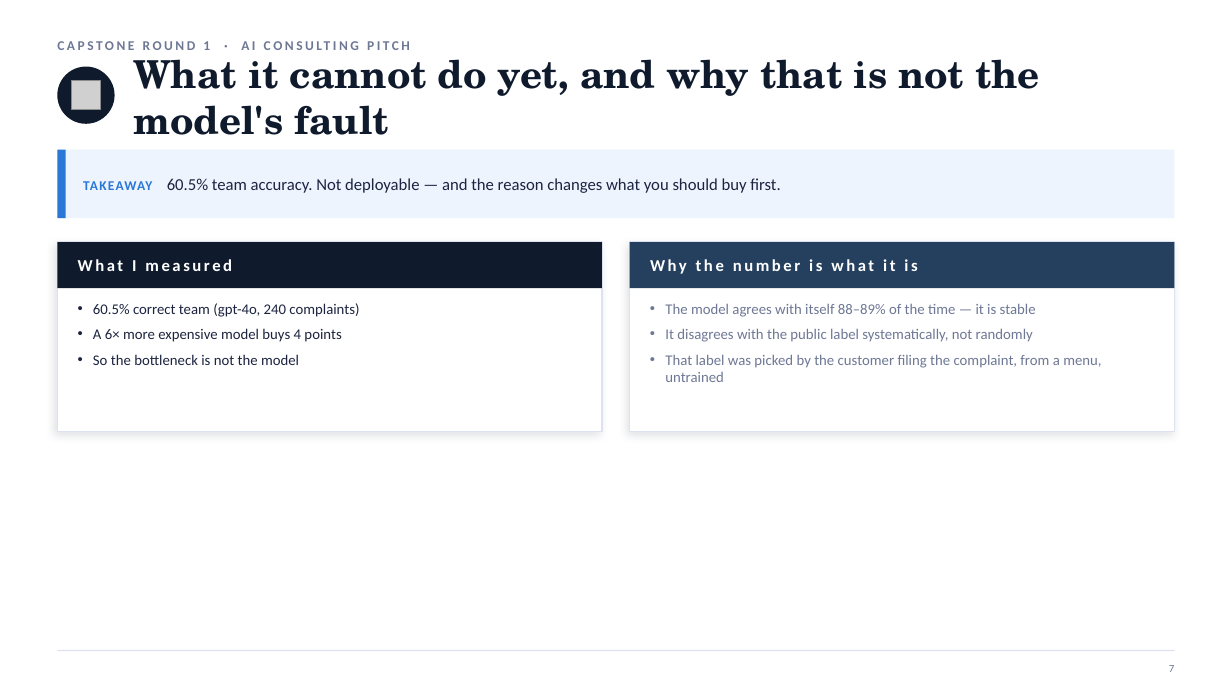
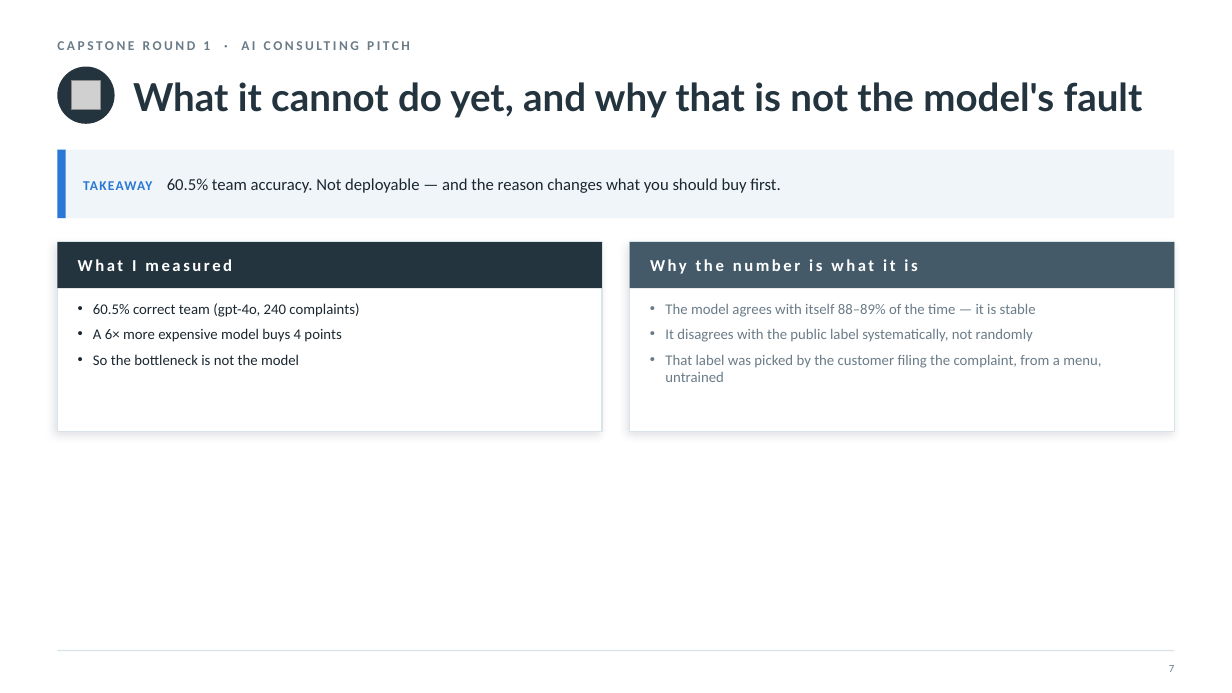
Before and after one commit to nyelugo/PROJECT-Capstone-AI-Consulting, a slide deck: slide 8 of presentation/round1_pitch.pptx. Drawn at 1232x693 pixels with LibreOffice and Linux fonts; fonts in the diff are those of the drawing; grey boxes stand for pictures. Boxes give left, top, right and bottom in pixels: in the first picture for what was removed or moved away, otherwise in the second. Text is boxed around its words. In the diff, an @@ line names an element or a change of style, - is before the commit and + after.

```diff
--- a/presentation/round1_pitch.pptx
+++ b/presentation/round1_pitch.pptx
@@ text "CAPSTONE ROUND 1 · AI ..." at box(57, 41, 210, 50): text colour #6E7895 to #6B7C88 @@
@@ ellipse at box(57, 67, 115, 124): fill #0F1B2D to #24343F @@
@@ text "What it cannot do yet, ..." at box(133, 82, 1143, 118): font TeX Gyre Schola to Lato, text colour #0F1B2D to #24343F @@
@@ rectangle at box(57, 150, 1175, 218): fill #EDF4FE to #EFF5F9 @@
@@ text "TAKEAWAY 60.5% team accuracy. Not ..." at box(83, 178, 780, 193): text colour #1C2440 to #1B2730 @@
@@ rectangle at box(57, 242, 602, 288): fill #0F1B2D to #24343F @@
@@ rectangle at box(57, 242, 602, 432): outline #DCE2F0 1 pt to #D9E3EA 1 pt @@
@@ rectangle at box(630, 242, 1175, 432): outline #DCE2F0 1 pt to #D9E3EA 1 pt @@
@@ rectangle at box(630, 242, 1175, 288): fill #24405E to #445A69 @@
@@ text "60.5% correct team (gpt-4o, 240 ..." at box(93, 303, 359, 365): text colour #1C2440 to #1B2730 @@
```
Also in this commit, not shown: 13 other slides changed, 2 other files.
